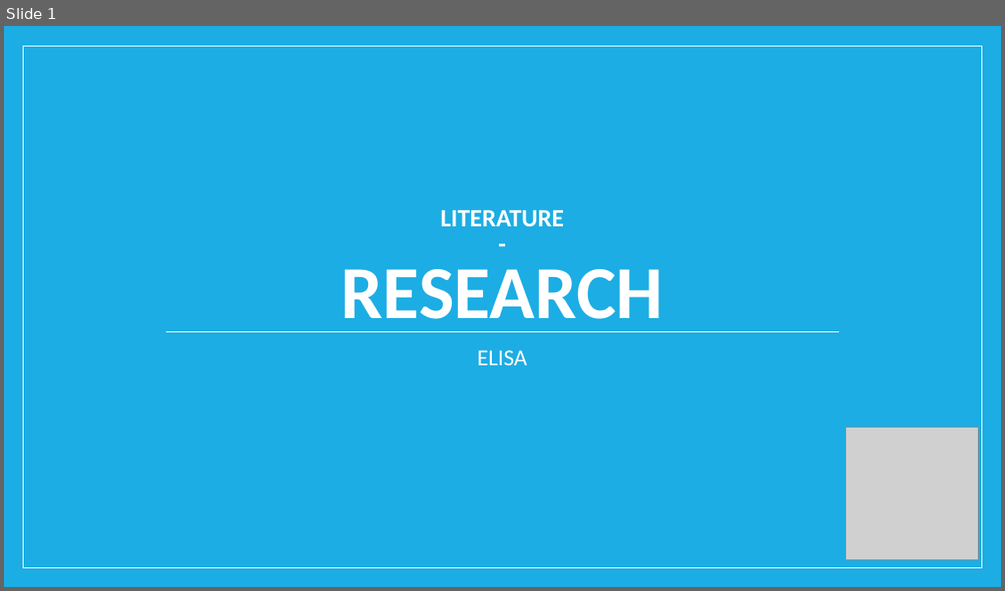
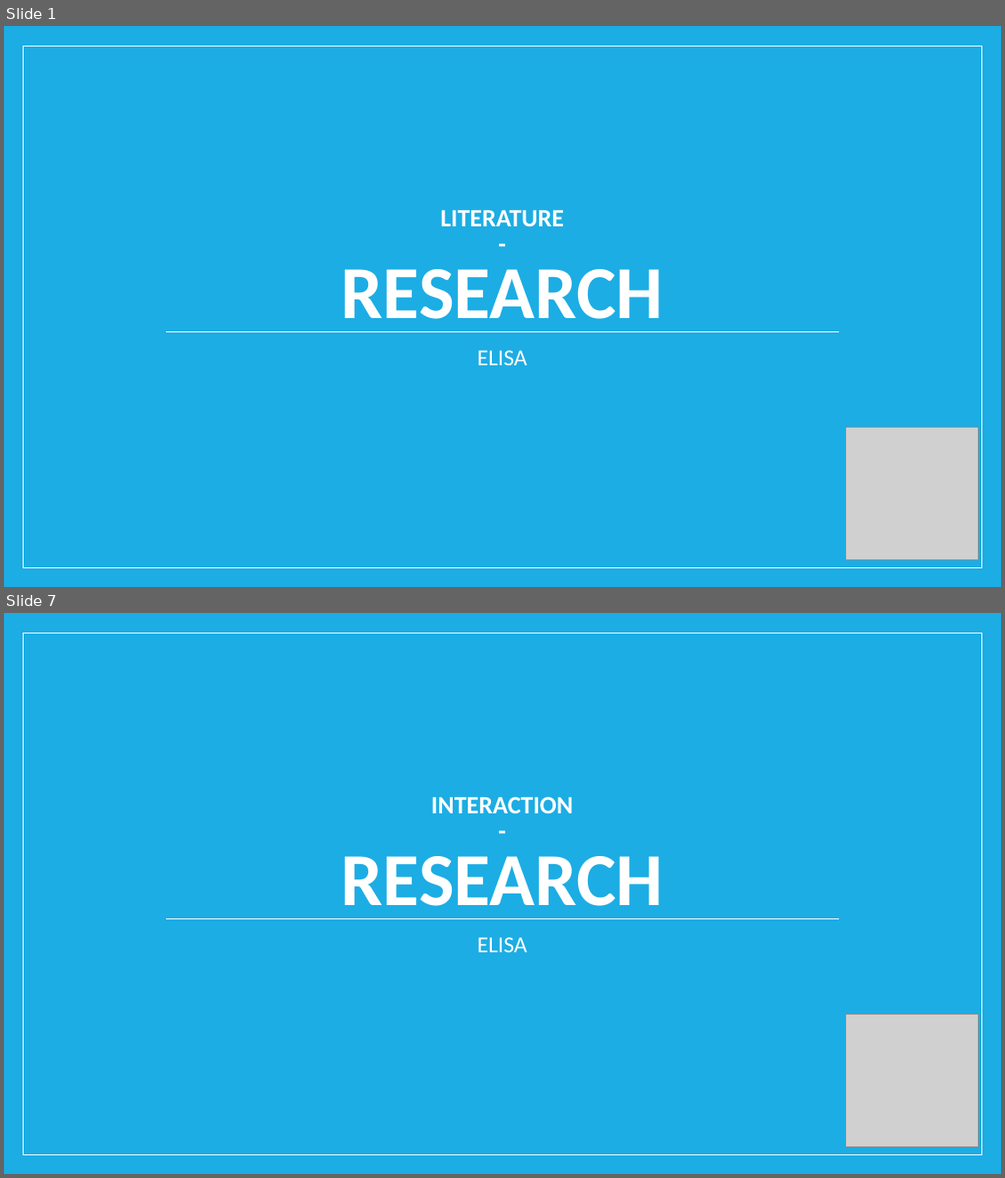
Before and after one commit to riedmaph/einkaufsliste, a slide deck: usabilityEngineering/A1/literatureResearch.pptx. Shown one above the other, each under a label of ours: slide 1 before the commit, slides 1 and 7 after it; the slides between them are not shown. The pictures are 1005x591 and 1005x1178 pixels, drawn with LibreOffice and Linux fonts; fonts in the diff are those of the drawing; grey boxes stand for pictures. Boxes give left, top, right and bottom in pixels: in the first picture for what was removed or moved away, otherwise in the second. Text is boxed around its words. In the diff, an @@ line names an element or a change of style, - is before the commit and + after.

```diff
--- a/usabilityEngineering/A1/literatureResearch.pptx
+++ b/usabilityEngineering/A1/literatureResearch.pptx
@@ slide 7 added at (4,613,1001,1174), background #1CADE4; not listed: 2 template elements that a slide beside it also shows @@
@@ title added at (341,796,663,919), 24 pt, text #FFFFFF, bold @@
+INTERACTION
+-
+RESEARCH
@@ subtitle added at (477,937,527,952), 22 pt, text #FFFFFF @@
+ELISA
@@ picture added at (846,1013,979,1146) @@
```
Also in this commit, not shown: 10 other slides added, 2 slides removed.
